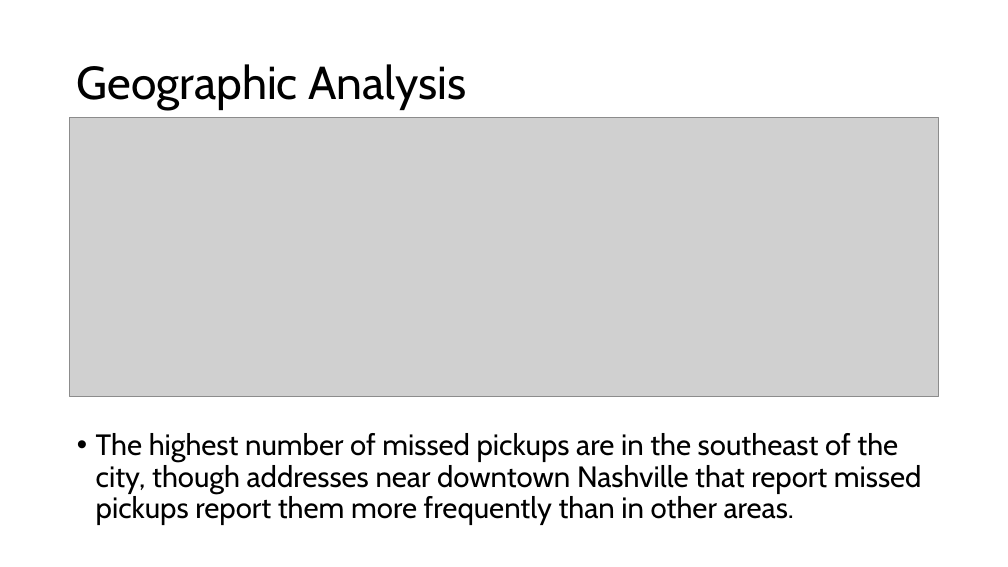
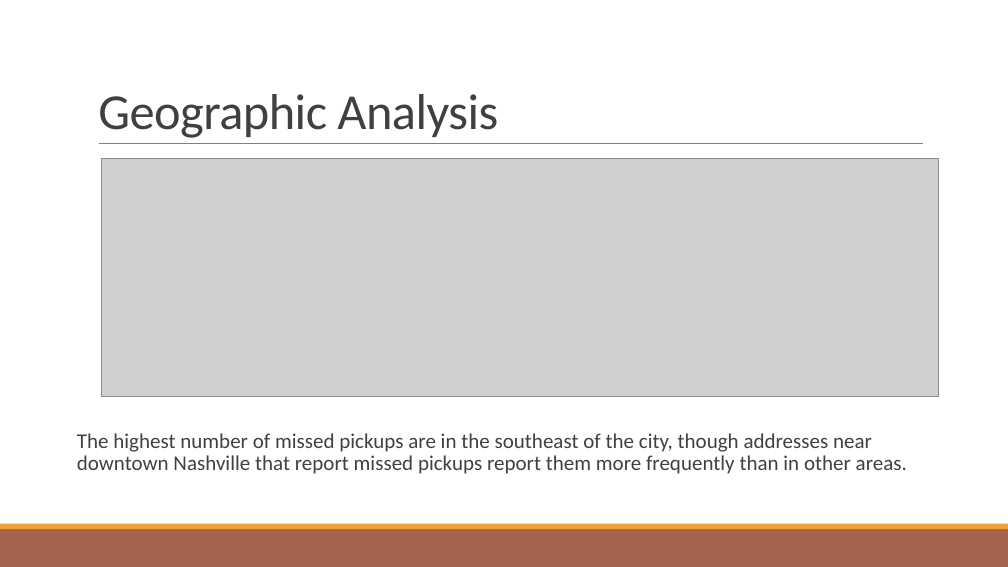
Before and after one commit to NSS-Full-Time-Data-Analytics-17/trash-haulers-atlantis, a slide deck: slide 10 of slides_rme.pptx (slide 8 before the commit). Drawn at 1008x567 pixels with LibreOffice and Linux fonts; fonts in the diff are those of the drawing; grey boxes stand for pictures. Boxes give left, top, right and bottom in pixels: in the first picture for what was removed or moved away, otherwise in the second. Text is boxed around its words. In the diff, an @@ line names an element or a change of style, - is before the commit and + after.

```diff
--- a/slides_rme.pptx
+++ b/slides_rme.pptx
@@ title "Geographic Analysis": place and size @@
-title "Geographic Analysis" at (77, 64, 466, 110)
+title "Geographic Analysis" at (98, 94, 498, 138)
@@ title "Geographic Analysis" at (98, 94, 498, 138): size 44 to 48 pt, font Cabin to Calibri, text colour #000000 to #404040, letter spacing 0 to -0.5 pt; line spacing 0.9 to 0.85; vertical alignment middle to bottom @@
@@ line added from (99, 144) to (923, 144), #808080 0.5 pt @@
@@ picture: place and size @@
-picture at (70, 117, 939, 397)
+picture at (101, 159, 938, 397)
@@ text "The highest number of missed ..." at (77, 433, 907, 474): size 28 to 20 pt, font Cabin to Calibri, text colour #000000 to #404040; bullet • to  ; more space between paragraphs @@
@@ rectangle added at (0, 529, 1008, 567), fill #A5644E @@
@@ rectangle added at (0, 524, 1008, 529), fill #F0A22E @@
```
Also in this commit, not shown: 9 other slides changed, 3 slides added, 1 other file.
